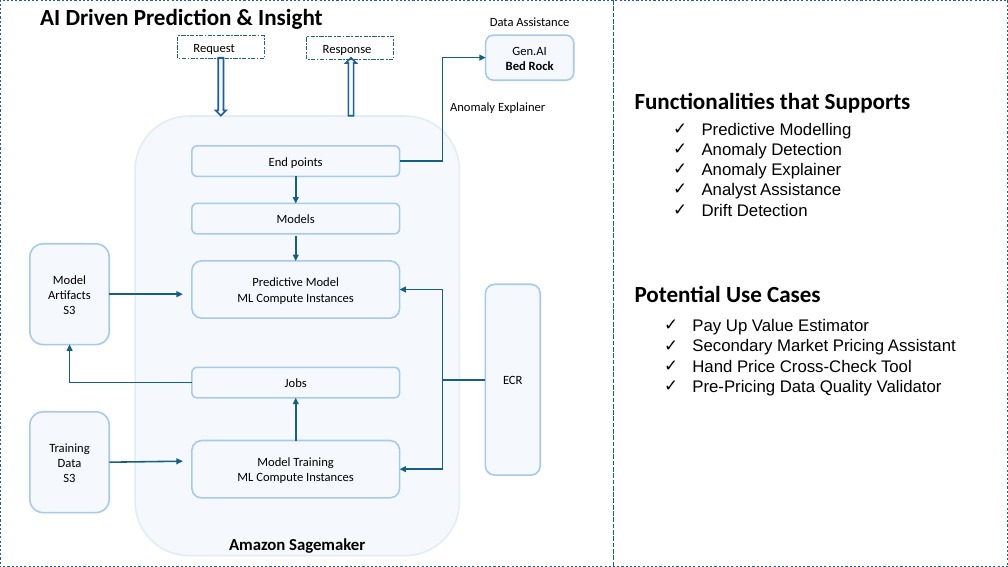
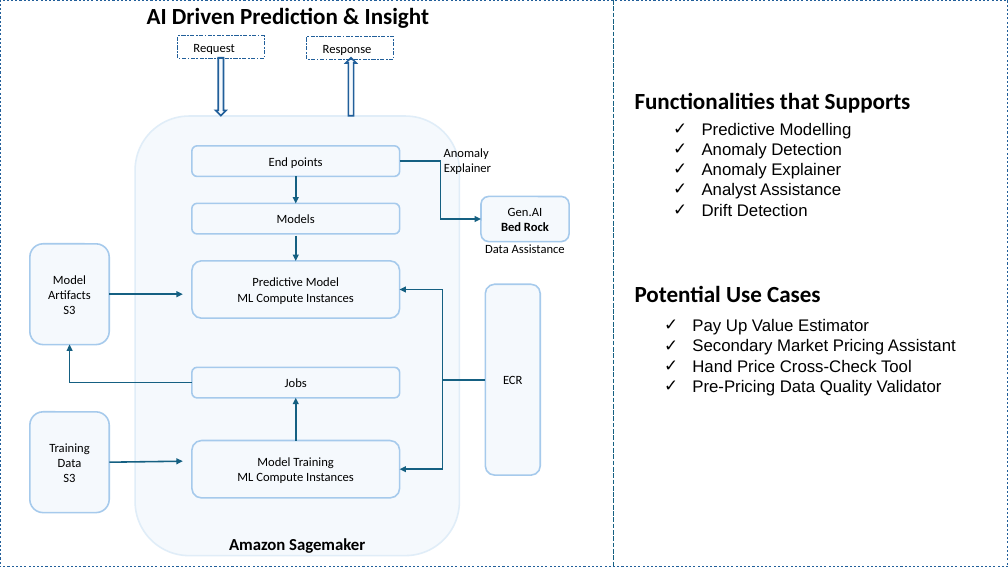
Before and after one commit to kartik-gitlab/xgboost-regression, a slide deck: slide 1 of AI-Predictive-Modeler-Insight.pptx. Drawn at 1008x567 pixels with LibreOffice and Linux fonts; fonts in the diff are those of the drawing. Boxes give left, top, right and bottom in pixels: in the first picture for what was removed or moved away, otherwise in the second. Text is boxed around its words. In the diff, an @@ line names an element or a change of style, - is before the commit and + after.

```diff
--- a/AI-Predictive-Modeler-Insight.pptx
+++ b/AI-Predictive-Modeler-Insight.pptx
@@ text "AI Driven Prediction & Insight": place and size @@
-text "AI Driven Prediction & Insight" at box(40, 8, 322, 29)
+text "AI Driven Prediction & Insight" at box(147, 7, 429, 28)
@@ text at box(444, 148, 491, 174): text changed @@
-Anomaly Explainer
+Anomaly
+Explainer
@@ elbow arrow moved from (400, 161) - (485, 57) to (400, 161) - (481, 219) @@
@@ rounded rectangle "Gen.AI Bed Rock": place and size @@
-rounded rectangle "Gen.AI Bed Rock" at box(485, 35, 573, 80)
+rounded rectangle "Gen.AI Bed Rock" at box(481, 197, 569, 242)
@@ text "Data Assistance": place and size @@
-text "Data Assistance" at box(490, 17, 569, 26)
+text "Data Assistance" at box(485, 244, 565, 253)
```
